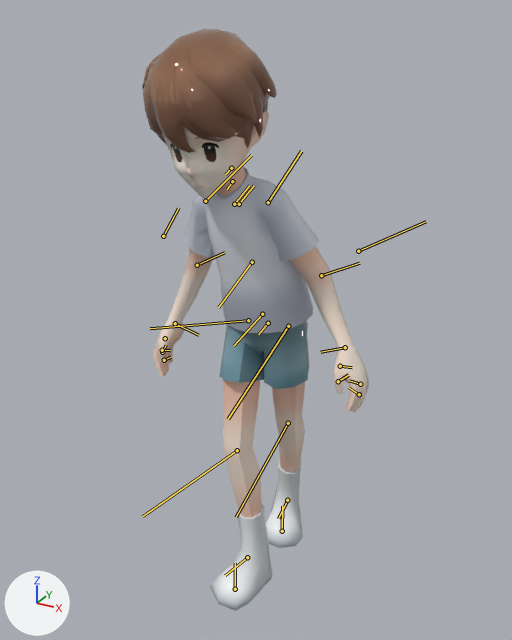
The FBX model Assets/Animation/Enemy/Origin/humen_dead.fbx as it was, and as the next commit left it.
Both versions are drawn from a camera (50 mm lens) standing at (1.001, -1.841, 1.736) and looking at (0.088, -0.18, 0.905). The lights are fixed; the arrows at lower left show +X, +Y and +Z. Both versions are drawn at frame 39 of the action 'humen_dead'; the numbers are the values there. The bones that bend it are drawn over the model as lines.

In view in the first picture: 'body'.
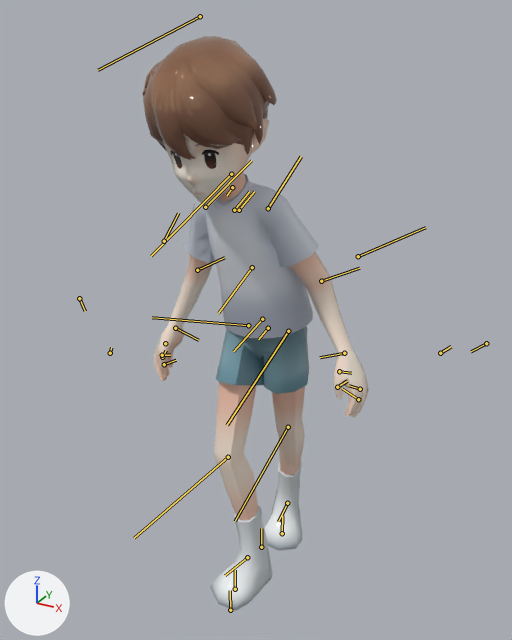
The change in detail:
Object 'Bip001' (bone_rig_object) moves from (0.118, -0.159, 0.893) to (0.118, -0.159, 0.877).
Bone 'Bip001 R Thigh' (bone_bip001_r_thigh) turns from (8, -1, 27) to (8, -2, 33) degrees about its own x, y and z.
Bone 'Bip001 R Calf' (bone_bip001_r_calf) turns from (0, 0, -14) to (0, 0, -26) degrees about its own x, y and z.
Bone 'Bip001 R Foot' (bone_bip001_r_foot) turns from (3, -7, -2) to (3, -7, 4) degrees about its own x, y and z.

Changed parts and their boxes [x1, y1, x2, y2] in the pictures (512 x 640 px):
'body', posed: before [142, 29, 369, 611]; after [142, 36, 369, 611]
bone 'Bip001 R Thigh', root to tip: before (248, 320) to (150, 328); after (248, 325) to (152, 317)
bone 'Bip001 R Calf', root to tip: before (237, 450) to (142, 516); after (228, 457) to (134, 538)
